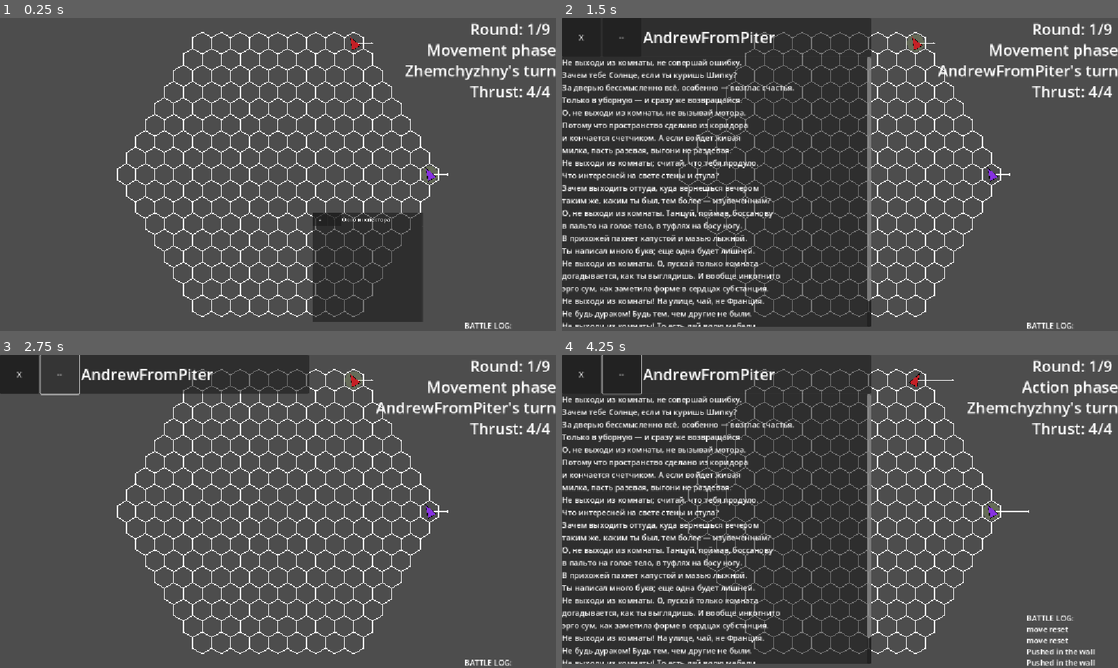
Above: before the commit, frames 1-4 (two rows, left to right).
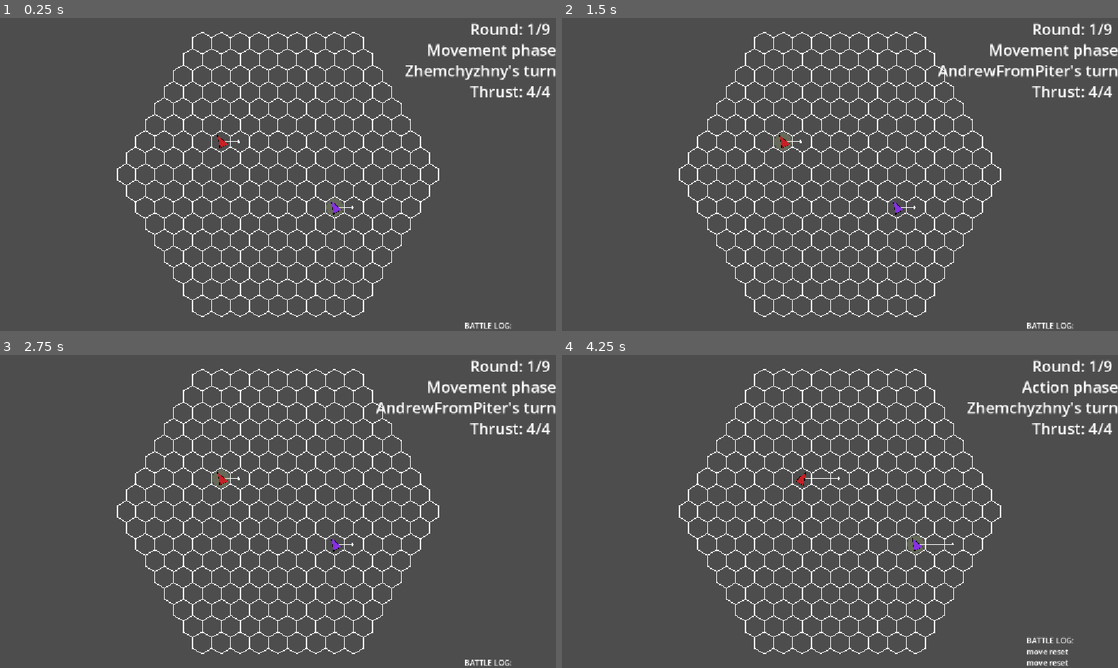
Above: after the commit, the same moments.

Repository: Idandot/Space-Arena
Game: Godot game, scene res://Base Class/Arena.tscn
The game is run twice, just before and just after one commit, with the same random seed, the same clock (stepped at 60 frames per second) and the same inputs.
Inputs (mouse positions are in pixels of both pictures, inside the frame that each line leads up to):
- Up to frame 1 (0.25 s): no input
- Up to frame 2 (1.5 s): click (884, 218) at 0.5 s, where only the run before the commit has a clickable "X"; tap Enter (end_turn) at 1.25 s; drag from (917, 43) to (689, 174) at 1.27 s
- Up to frame 3 (2.75 s): click (61, 373) at 2 s, where only the run before the commit has a clickable "--"
- Up to frame 4 (4.25 s): tap Backspace (reset_move) at 2.75, 3.5 s; drag from (728, 527) to (745, 608) at 2.77 s; move the mouse to (895, 442) at 3.52 s; hold Right (turn_right) from 3.53 s (still down); tap Enter (end_turn) at 3.6 s; click (895, 442) at 3.67 s

The runs differ from the first frame. In frame 1, 7.2% of the frame differs, in the area x 39-81%, y 6-98%; in frame 2, 52%; in frame 3, 6.3%; in frame 4, 52%, in the area x 0-96%, y 0-100%.

Commit message:
0.1.6.9 UI

Diff:
--- a/Base Class/Actor.gd
+++ b/Base Class/Actor.gd
@@ -12,14 +12,19 @@
 		display_name = value
 	get:
 		return display_name
-var _initiative: int = 0
-var _is_alive: bool = true
-
+var description: String = "":
+	set(value):
+		description = value
+	get:
+		return description
 var is_active: bool:
 	set(value):
 		is_active = value
 	get:
 		return is_active
+
+var _initiative: int = 0
+var _is_alive: bool = true
 
 func setup(config: ActorConfig) -> void:
 	if not config:
@@ -31,6 +36,7 @@
 	setup_started.emit(config)
 	_initiative = config.get("initiative")
 	display_name = config.get("display_name")
+	description = config.get("description")
 
 func take_turn(phase: Enums.game_states) -> void:
 	if !_is_alive:
--- a/Base Class/Arena.gd
+++ b/Base Class/Arena.gd
@@ -39,8 +39,6 @@
 	#Можно начинать игру
 	TurnManager.start_game(actors, game_config)
 
-
-
 func _find_spawn_points() -> Array[Vector2i]:
 	var spawn_points: Array[Vector2i] = []
 	for direction in AxialUtilities.get_directions_table():
--- a/Base Class/Arena.tscn
+++ b/Base Class/Arena.tscn
@@ -1,60 +1,29 @@
-[gd_scene load_steps=28 format=3 uid="uid://desilnlp5gqtr"]
+[gd_scene load_steps=15 format=3 uid="uid://desilnlp5gqtr"]
 
 [ext_resource type="Script" uid="uid://dwvjpdp1pitku" path="res://Base Class/Arena.gd" id="1_q4evv"]
 [ext_resource type="PackedScene" uid="uid://drbie2ve3q7dd" path="res://Base Class/Hex.tscn" id="3_4hi4l"]
 [ext_resource type="Script" uid="uid://daq1waive7xpx" path="res://Resources/ActorConfigs/ActorConfig.gd" id="3_7idsn"]
 [ext_resource type="Resource" uid="uid://deq6inrchxfdg" path="res://Resources/ActorConfigs/AndrewFromPiter.tres" id="4_8rq1b"]
+[ext_resource type="PackedScene" uid="uid://c4kh3mrinecq8" path="res://Base Class/Actor.tscn" id="4_iroh1"]
 [ext_resource type="Script" uid="uid://bsxmn8p1yrsl7" path="res://Base Class/ArenaCam.gd" id="4_kmxm0"]
 [ext_resource type="Script" uid="uid://ra5ms2jmqdqj" path="res://Autoload Class/HexGrid.gd" id="4_t804p"]
-[ext_resource type="Script" uid="uid://cgvsym4hxgs0s" path="res://Base Class/Actor.gd" id="4_vsp8d"]
-[ext_resource type="Script" uid="uid://bk5ges4258ki7" path="res://Base Class/Visualizer.gd" id="5_7auo3"]
-[ext_resource type="Resource" uid="uid://dkxvnl4kxb403" path="res://Resources/Textures/Ship.tres" id="6_0x5v4"]
 [ext_resource type="Script" uid="uid://3ie11nou16mr" path="res://Autoload Class/TurnManager.gd" id="6_5jmcn"]
 [ext_resource type="Script" uid="uid://cemxx5dpd6xcu" path="res://Resources/Game Configs/GameConfig.gd" id="6_e5ake"]
 [ext_resource type="Script" uid="uid://dvhdky2xyyqyb" path="res://Autoload Class/UIManager.gd" id="7_2o31o"]
-[ext_resource type="Script" uid="uid://cpwlg2v1jnfow" path="res://Base Class/HexRigidbody.gd" id="7_phy6m"]
-[ext_resource type="Script" uid="uid://bpovoinqd86cg" path="res://Base Class/VectorVisualizer.gd" id="8_2uxwk"]
 [ext_resource type="Theme" uid="uid://dho5hnu13gwhm" path="res://Themes/Font.tres" id="8_j1a1p"]
-[ext_resource type="Script" uid="uid://cq6i5t0avk767" path="res://Base Class/ShipMediator.gd" id="9_6ff4a"]
-[ext_resource type="Script" uid="uid://ctbaoqmjpniyw" path="res://Base Class/ShipLayout.gd" id="10_eyakt"]
-[ext_resource type="Script" uid="uid://cn1diyybq86d0" path="res://Modules/EngineModule.gd" id="11_c3jjo"]
-[ext_resource type="Script" uid="uid://rgkmbxhqeme2" path="res://Resources/EngineConfigs/EngineConfig.gd" id="12_ge3f4"]
-[ext_resource type="Script" uid="uid://b7cgtdinx7f7p" path="res://Modules/Bulkhead.gd" id="13_t0blq"]
-[ext_resource type="Script" uid="uid://cbpkr8ioimvfb" path="res://Modules/PlayerController.gd" id="14_fdt8u"]
 [ext_resource type="Script" uid="uid://b7ooaq8473noy" path="res://Autoload Class/highlight_manager.gd" id="20_7auo3"]
-[ext_resource type="PackedScene" uid="uid://cyeegvoov25bo" path="res://UI/inspection_window.tscn" id="23_0x5v4"]
-
-[sub_resource type="Resource" id="Resource_cy77k"]
-script = ExtResource("12_ge3f4")
-metadata/_custom_type_script = "uid://rgkmbxhqeme2"
-
-[sub_resource type="PackedScene" id="PackedScene_j1pv3"]
-_bundled = {
-"conn_count": 0,
-"conns": PackedInt32Array(),
-"editable_instances": [],
-"names": PackedStringArray("Actor", "Node2D", "script", "Visualizer", "Node2D", "script", "actor_mediator", "hex_rigidbody", "start_texture", "HexRigidbody", "Node2D", "script", "actor_mediator", "VectorVisualizer", "Node2D", "z_index", "script", "hex_rigidbody", "ActorMediator", "Node", "script", "ShipLayout", "Node", "script", "ship_controller", "modules", "Engine", "Node", "script", "hex_rigidbody", "engine_config", "actor_mediator", "tags", "Bulkhead", "Node", "script", "actor_mediator", "tags", "Bulkhead2", "Node", "script", "actor_mediator", "tags", "PlayerController", "Node", "script", "actor_mediator", "tags"),
-"node_count": 10,
-"node_paths": [NodePath("."), NodePath("."), NodePath("./HexRigidbody"), NodePath("."), NodePath("."), NodePath("./ShipLayout"), NodePath("./ShipLayout"), NodePath("./ShipLayout"), NodePath("./ShipLayout")],
-"nodes": PackedInt32Array(-1, -1, 1, 0, -1, 1, 2, 0, 0, 1073741824, 0, 4, 3, -1, 4, 5, 1, 1073741830, 2, 1073741831, 3, 8, 4, 0, 1073741825, 0, 10, 9, -1, 2, 11, 5, 1073741836, 6, 0, 1073741826, 0, 14, 13, -1, 3, 15, 7, 16, 8, 1073741841, 9, 0, 1073741827, 0, 19, 18, -1, 1, 20, 10, 0, 1073741828, 0, 22, 21, -1, 3, 23, 11, 1073741848, 12, 1073741849, 13, 0, 1073741829, 0, 27, 26, -1, 5, 28, 14, 1073741853, 15, 30, 16, 1073741855, 17, 32, 18, 0, 1073741830, 0, 34, 33, -1, 3, 35, 19, 1073741860, 20, 37, 21, 0, 1073741831, 0, 39, 38, -1, 3, 40, 22, 1073741865, 23, 42, 24, 0, 1073741832, 0, 44, 43, -1, 3, 45, 25, 1073741870, 26, 47, 27, 0),
-"variants": [ExtResource("4_vsp8d"), ExtResource("5_7auo3"), NodePath("../ActorMediator"), NodePath("../HexRigidbody"), ExtResource("6_0x5v4"), ExtResource("7_phy6m"), NodePath("../ActorMediator"), -100, ExtResource("8_2uxwk"), NodePath(".."), ExtResource("9_6ff4a"), ExtResource("10_eyakt"), NodePath("PlayerController"), {
-Vector2i(-1, 0): NodePath("Bulkhead2"),
-Vector2i(0, -1): NodePath("Engine"),
-Vector2i(0, 0): NodePath("PlayerController"),
-Vector2i(1, 0): NodePath("Bulkhead")
-}, ExtResource("11_c3jjo"), NodePath("../../HexRigidbody"), SubResource("Resource_cy77k"), NodePath("../../ActorMediator"), Array[int]([1]), ExtResource("13_t0blq"), NodePath("../../ActorMediator"), Array[int]([1]), ExtResource("13_t0blq"), NodePath("../../ActorMediator"), Array[int]([1]), ExtResource("14_fdt8u"), NodePath("../../ActorMediator"), Array[int]([0, 1])],
-"version": 3
-}
 
 [sub_resource type="Resource" id="Resource_kujkb"]
 resource_name = "Zhemchyzhny"
 script = ExtResource("3_7idsn")
-scene = SubResource("PackedScene_j1pv3")
+scene = ExtResource("4_iroh1")
 color = Color(0.5237394, 0.19316378, 0.879081, 1)
-spawn_point = Vector2i(-2, -2)
+unique_spawnpoint = true
+spawn_point = Vector2i(2, 2)
 initial_facing = "LUU"
 initiative = 7
 display_name = "Zhemchyzhny"
+description = "Корабль Десептиконов"
 metadata/_custom_type_script = "uid://daq1waive7xpx"
 
 [sub_resource type="Resource" id="Resource_c5xbw"]
@@ -154,9 +123,3 @@
 "
 scroll_following = true
 vertical_alignment = 2
-
-[node name="Control" parent="." instance=ExtResource("23_0x5v4")]
-offset_left = 206.0
-offset_top = 223.0
-offset_right = 206.0
-offset_bottom = 223.0
--- a/Base Class/window_opener.gd
+++ b/Base Class/window_opener.gd
@@ -14,13 +14,13 @@
 	return
 
 func open_window():
+	print("lol")
+
 	if !window_reference:
 		push_warning("No reference!")
 		return
 
 	window = window_reference.instantiate()
 	window.setup(actor, actor.display_name, ship_contents)
-	var canvas = CanvasLayer.new()
-	canvas.layer = 100
-	get_tree().root.add_child(canvas)
-	canvas.add_child(window)
+
+	get_tree().root.add_child(window)
--- a/Resources/ActorConfigs/ActorConfig.gd
+++ b/Resources/ActorConfigs/ActorConfig.gd
@@ -8,3 +8,4 @@
 @export var initial_facing: String = "L"
 @export var initiative: int = 0
 @export var display_name: String = ""
+@export var description: String = ""
--- a/Resources/ActorConfigs/AndrewFromPiter.tres
+++ b/Resources/ActorConfigs/AndrewFromPiter.tres
@@ -8,8 +8,10 @@
 script = ExtResource("2_3ya48")
 scene = ExtResource("1_iwcug")
 color = Color(0.7742363, 0.12773049, 0.15103745, 1)
+unique_spawnpoint = true
 spawn_point = Vector2i(-2, -2)
 initial_facing = "LUU"
 initiative = 7
 display_name = "AndrewFromPiter"
+description = "Корабль из папье-маше"
 metadata/_custom_type_script = "uid://daq1waive7xpx"
--- a/UI/WindowContents/ShipContents.tscn
+++ b/UI/WindowContents/ShipContents.tscn
@@ -1,4 +1,6 @@
-[gd_scene format=3 uid="uid://bnv8yabjdd0px"]
+[gd_scene load_steps=2 format=3 uid="uid://bnv8yabjdd0px"]
+
+[ext_resource type="Script" uid="uid://bdqkpqmry82ed" path="res://UI/WindowContents/ship_contents.gd" id="1_gdgan"]
 
 [node name="Label" type="Label"]
 offset_right = 640.0
@@ -27,3 +29,4 @@
 Не выходи из комнаты! То есть дай волю мебели,
 слейся лицом с обоями. Запрись и забаррикадируйся
 шкафом от хроноса, космоса, эроса, расы, вируса."
+script = ExtResource("1_gdgan")
--- /dev/null
+++ b/UI/WindowContents/content.gd
@@ -0,0 +1,6 @@
+@abstract
+extends Control
+class_name Content
+
+@abstract
+func setup(object) -> void
--- /dev/null
+++ b/UI/WindowContents/ship_contents.gd
@@ -0,0 +1,10 @@
+extends Content
+
+var _actor: Actor
+
+func setup(actor: Actor):
+	if !actor:
+		return
+	_actor = actor
+	self.text = _actor.description
+	return
--- a/UI/inspection_window.tscn
+++ b/UI/inspection_window.tscn
@@ -8,37 +8,41 @@
 anchors_preset = 15
 anchor_right = 1.0
 anchor_bottom = 1.0
+offset_right = -512.0
+offset_bottom = -8.0
 grow_horizontal = 2
 grow_vertical = 2
 script = ExtResource("1_sv08r")
 title = "Окно инспектора"
-title_label = NodePath("Panel/Header/TitleLabel")
-close_button = NodePath("Panel/Header/CloseButton")
-minimize_button = NodePath("Panel/Header/MinimizeButton")
+title_label = NodePath("Header/Header/TitleLabel")
+close_button = NodePath("Header/Header/CloseButton")
+minimize_button = NodePath("Header/Header/MinimizeButton")
 body_panel = NodePath("Body")
-container = NodePath("Body/MarginContainer/VBoxContainer")
+container = NodePath("Body/Body/VBoxContainer")
 
-[node name="Panel" type="Panel" parent="."]
+[node name="Header" type="Panel" parent="."]
 layout_mode = 1
 offset_right = 640.0
 offset_bottom = 80.0
 
-[node name="Header" type="HBoxContainer" parent="Panel"]
+[node name="Header" type="HBoxContainer" parent="Header"]
 layout_mode = 0
-offset_right = 640.0
+offset_right = 722.0
 offset_bottom = 80.0
 
-[node name="CloseButton" type="Button" parent="Panel/Header"]
+[node name="CloseButton" type="Button" parent="Header/Header"]
 custom_minimum_size = Vector2(80, 80)
 layout_mode = 2
+focus_mode = 0
 text = "X"
 
-[node name="MinimizeButton" type="Button" parent="Panel/Header"]
+[node name="MinimizeButton" type="Button" parent="Header/Header"]
 custom_minimum_size = Vector2(80, 80)
 layout_mode = 2
+focus_mode = 0
 text = "--"
 
-[node name="TitleLabel" type="Label" parent="Panel/Header"]
+[node name="TitleLabel" type="Label" parent="Header/Header"]
 custom_minimum_size = Vector2(80, 80)
 layout_mode = 2
 mouse_filter = 1
@@ -52,10 +56,10 @@
 offset_right = 640.0
 offset_bottom = 640.0
 
-[node name="MarginContainer" type="ScrollContainer" parent="Body"]
+[node name="Body" type="ScrollContainer" parent="Body"]
 layout_mode = 0
 offset_right = 640.0
 offset_bottom = 560.0
 
-[node name="VBoxContainer" type="VBoxContainer" parent="Body/MarginContainer"]
+[node name="VBoxContainer" type="VBoxContainer" parent="Body/Body"]
 layout_mode = 2
--- a/inspection_window.gd
+++ b/inspection_window.gd
@@ -32,6 +32,7 @@
 	title = setup_title
 	_inspected_object = object
 	window_content = content.instantiate()
+	window_content.setup(_inspected_object)
 	container.add_child(window_content)
 
 func _on_close_button_pressed():
@@ -55,11 +56,3 @@
 	if event is InputEventMouseMotion:
 		if drag_offset != Vector2.ZERO:
 			global_position = get_global_mouse_position() - drag_offset
-			_clamp_to_screen()
-
-func _clamp_to_screen():
-	var viewport_size = get_viewport().get_visible_rect().size
-	var window_size = size
-
-	position.x = clamp(position.x, 0, viewport_size.x - window_size.x)
-	position.y = clamp(position.y, 0, viewport_size.y - window_size.y)
